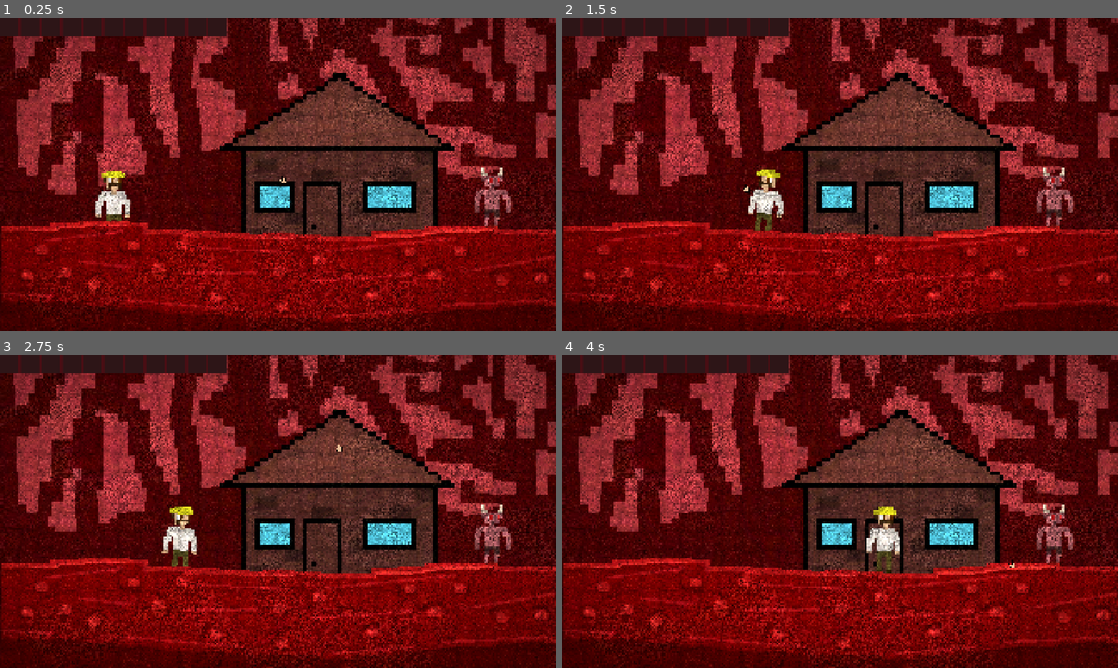
Above: before the commit, frames 1-4 (two rows, left to right).
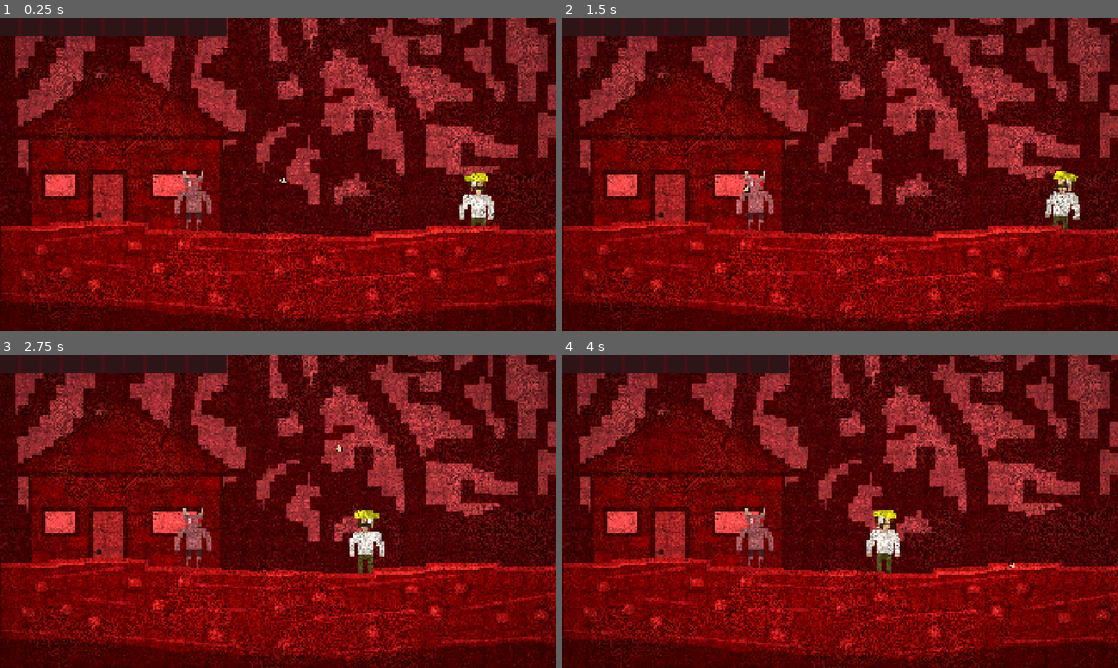
Above: after the commit, the same moments.

Repository: Uther871/kryvokray
Game: Godot game, scene res://levels/level_2.tscn
The game is run twice, just before and just after one commit, with the same random seed, the same clock (stepped at 60 frames per second) and the same inputs. This scene is started directly instead of the project's main scene.
Inputs (mouse positions are in pixels of both pictures, inside the frame that each line leads up to):
- Up to frame 1 (0.25 s): no input
- Up to frame 2 (1.5 s): tap Enter (ui_accept) at 0.5 s; drag from (1056, 199) to (584, 174) at 0.52 s; drag from (584, 174) to (1056, 199) at 1.27 s
- Up to frame 3 (2.75 s): move the mouse to (333, 442) at 2.02 s; click (333, 442) at 2.17 s
- Up to frame 4 (4 s): drag from (812, 574) to (584, 511) at 2.77 s; move the mouse to (1006, 558) at 3.52 s; click (1006, 558) at 3.67 s; tap Enter (ui_accept) at 3.77 s

The runs differ from the first frame. In frame 1, 51% of the frame differs, in the area x 0-100%, y 0-100%; in frame 2, 51%; in frame 3, 51%; in frame 4, 50%.

Commit message:
Burgundy inventory style

Diff:
--- a/levels/level_1.tscn
+++ b/levels/level_1.tscn
@@ -3,7 +3,6 @@
 [ext_resource type="Texture2D" uid="uid://bqdyp1384yyms" path="res://assets/background_lvl1.png" id="1_jirdo"]
 [ext_resource type="Texture2D" uid="uid://cwqq5wp2fv0mw" path="res://assets/CHechek.png" id="2_bt44k"]
 [ext_resource type="Script" uid="uid://elotoqivu4ys" path="res://levels/chechek.gd" id="2_kx6l7"]
-
 [ext_resource type="PackedScene" uid="uid://crd52ln6gymk1" path="res://levels/exit.tscn" id="9_exit"]
 
 [node name="Level1" type="Node2D" unique_id=296662728]
@@ -35,12 +34,12 @@
 region_enabled = true
 region_rect = Rect2(1920, 0, 1924, 1080)
 
-[node name="ExitLeft" parent="." instance=ExtResource("9_exit")]
+[node name="ExitLeft" parent="." unique_id=2077754471 instance=ExtResource("9_exit")]
 position = Vector2(75, 540)
 target_scene = "res://levels/level_1_left.tscn"
 spawn_x = 1750.0
 
-[node name="ExitRight" parent="." instance=ExtResource("9_exit")]
+[node name="ExitRight" parent="." unique_id=1186060875 instance=ExtResource("9_exit")]
 position = Vector2(1845, 540)
 target_scene = "res://levels/level_1_right.tscn"
 spawn_x = 150.0
--- a/levels/level_2.tscn
+++ b/levels/level_2.tscn
@@ -1,11 +1,10 @@
 [gd_scene format=3 uid="uid://c0xqn3dgvfdym"]
 
 [ext_resource type="Texture2D" uid="uid://bqdyp1384yyms" path="res://assets/background_lvl1.png" id="1_bg"]
+[ext_resource type="Texture2D" uid="uid://dsthqa25ttlyf" path="res://assets/house1-export.png" id="2_5722l"]
 [ext_resource type="Script" uid="uid://elotoqivu4ys" path="res://levels/chechek.gd" id="2_chechek"]
 [ext_resource type="Texture2D" uid="uid://cwqq5wp2fv0mw" path="res://assets/CHechek.png" id="3_chechek"]
 [ext_resource type="PackedScene" path="res://characters/grets.tscn" id="4_grets"]
-[ext_resource type="PackedScene" uid="uid://crd52ln6gymk1" path="res://levels/exit.tscn" id="5_exit"]
-[ext_resource type="Texture2D" uid="uid://b6sm0vecgelm0" path="res://assets/house1.png" id="6_house"]
 
 [node name="Level2" type="Node2D" unique_id=1428953293]
 
@@ -15,17 +14,17 @@
 region_enabled = true
 region_rect = Rect2(0, 0, 1920, 1080)
 
-[node name="House" type="Sprite2D" parent="."]
-position = Vector2(700, -170)
+[node name="House" type="Sprite2D" parent="." unique_id=444213111]
+position = Vector2(-41, -211)
 scale = Vector2(3, 3)
-texture = ExtResource("6_house")
+texture = ExtResource("2_5722l")
 centered = false
 
 [node name="Grets" parent="." unique_id=595379407 instance=ExtResource("4_grets")]
-position = Vector2(1700, 740)
+position = Vector2(666, 749)
 
 [node name="Chechek" type="Node2D" parent="." unique_id=1597554987]
-position = Vector2(300, 740)
+position = Vector2(1556, 749)
 script = ExtResource("2_chechek")
 
 [node name="Sprite2D" type="Sprite2D" parent="Chechek" unique_id=701637297]
@@ -34,9 +33,9 @@
 texture = ExtResource("3_chechek")
 
 [node name="Camera2D" type="Camera2D" parent="Chechek/Sprite2D" unique_id=1801621123]
-limit_left = 0
+limit_left = -2
 limit_top = 0
-limit_right = 1920
+limit_right = 1918
 limit_bottom = 1080
 
 [node name="Swamp" type="Sprite2D" parent="." unique_id=1998661785]
@@ -44,8 +43,3 @@
 centered = false
 region_enabled = true
 region_rect = Rect2(1920, 0, 1924, 1080)
-
-[node name="ExitBack" parent="." unique_id=172349178 instance=ExtResource("5_exit")]
-position = Vector2(75, 540)
-target_scene = "res://levels/level_1_left.tscn"
-spawn_x = 450.0
Not shown, added: assets/house1-export.png.import
